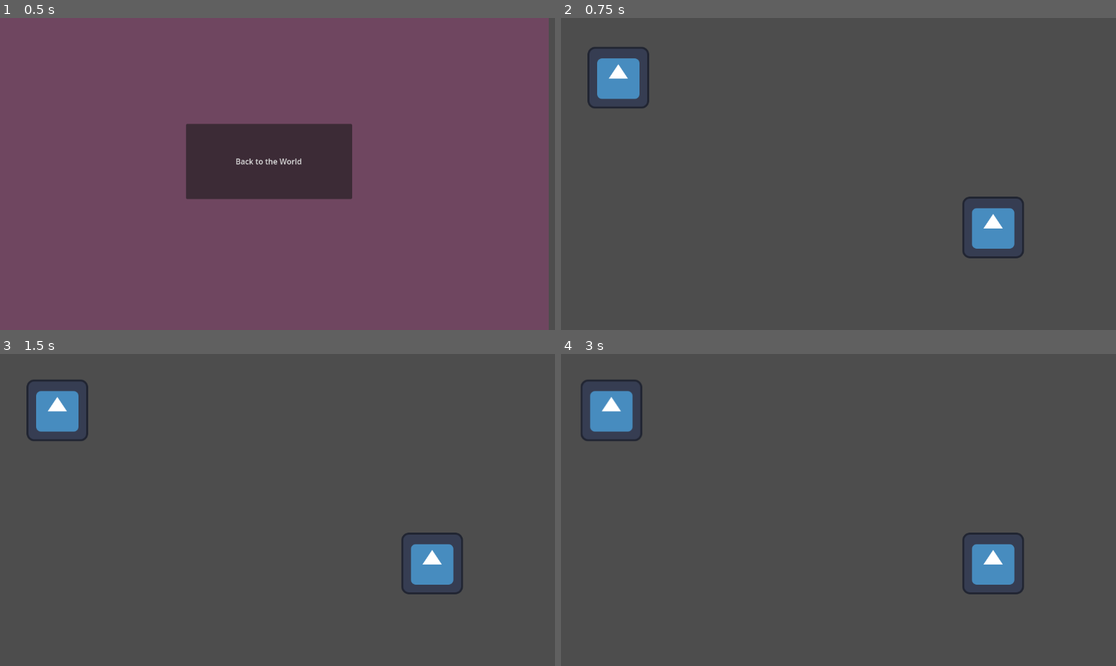
Above: before the commit, frames 1-4 (two rows, left to right).
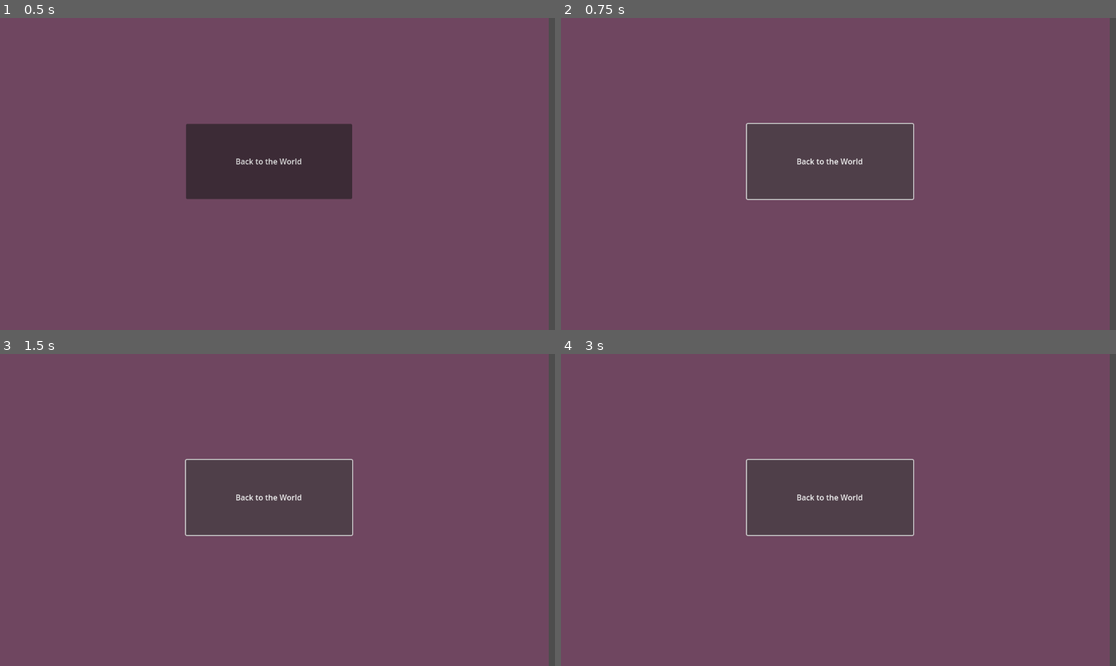
Above: after the commit, the same moments.

Repository: TomboyAprechiator/BaldquestThe-Cure
Game: Godot game, scene res://minigame_scene_base.tscn
The game is run twice, just before and just after one commit, with the same random seed, the same clock (stepped at 60 frames per second) and the same inputs. This scene is started directly instead of the project's main scene. The engine's default icon, where the game draws it, is replaced by a stand-in: a white triangle on a blue panel in a dark square.
Inputs:
- Up to frame 1 (0.5 s): no input
- Up to frame 2 (0.75 s): click "Back to the World" at 0.5 s
- Up to frame 3 (1.5 s): hold Up (ui_up) from 1.28 s (still down); tap E (Interact) at 1.35 s
- Up to frame 4 (3 s): tap E (Interact) at 2.1, 2.85 s; release Up (ui_up) at 2.78 s; hold Left (ui_left) from 2.78 s (still down)

Frame 1 is identical in both runs. In frame 2, 92% of the frame differs, in the area x 0-99%, y 0-100%; in frame 3, 92%; in frame 4, 92%.
Error after the commit: Invalid call. Nonexistent function '_end_minigame' in base 'Node2D (minigame_scene_base.gd)'. (res://minigame_scene_base.gd:15)

Commit message:
scene structur + world persistence
shidding and fardding

Diff:
--- a/baldquest_the_cure/interactable_base_object.gd
+++ b/baldquest_the_cure/interactable_base_object.gd
@@ -15,7 +15,7 @@
 		interact()
 
 func interact():
-	get_tree().change_scene_to_file("res://minigame_scene_base.tscn")
+	get_tree().current_scene._start_minigame("res://minigame_scene_base.tscn")
 
 func _on_area_2d_body_entered(body: Node2D) -> void:
 	if body.name == "Player":
--- a/baldquest_the_cure/minigame_scene_base.gd
+++ b/baldquest_the_cure/minigame_scene_base.gd
@@ -12,4 +12,4 @@
 
 
 func _on_button_pressed() -> void:
-	get_tree().change_scene_to_file("res://world.tscn")
+	get_tree().current_scene._end_minigame()
--- a/baldquest_the_cure/project.godot
+++ b/baldquest_the_cure/project.godot
@@ -11,7 +11,7 @@
 [application]
 
 config/name="Baldquest the cure"
-run/main_scene="uid://dfc6oadcs7ssl"
+run/main_scene="uid://mm4em4db07dm"
 config/features=PackedStringArray("4.4", "Mobile")
 config/icon="res://icon.svg"
 
--- a/baldquest_the_cure/the_game.gd
+++ b/baldquest_the_cure/the_game.gd
@@ -9,3 +9,22 @@
 # Called every frame. 'delta' is the elapsed time since the previous frame.
 func _process(delta: float) -> void:
 	pass
+
+func _start_minigame(scene_path: String):
+	$World.visible = false
+
+	#clear the old game if there is one
+	for child in $MinigameContainer.get_children():
+		child.queue_free()
+
+	var scene = load(scene_path)
+	if scene:
+		var instance = scene.instantiate()
+		$MinigameContainer.add_child(instance)
+
+	$World/Player.set_physics_process(false)
+func _end_minigame():
+	for child in $MinigameContainer.get_children():
+		child.queue_free()
+	$World.visible = true
+	$World/Player.set_physics_process(true)
